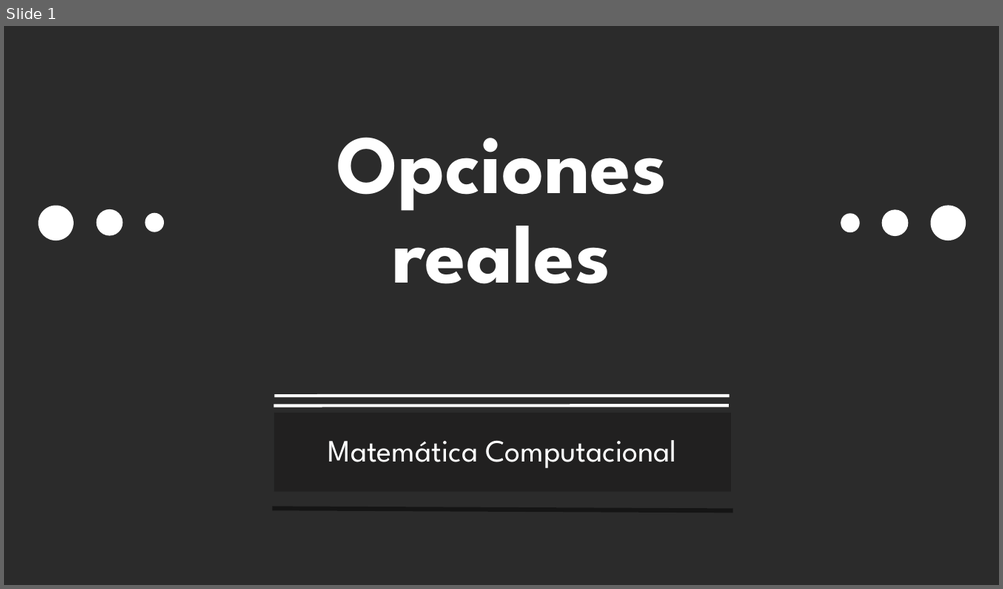
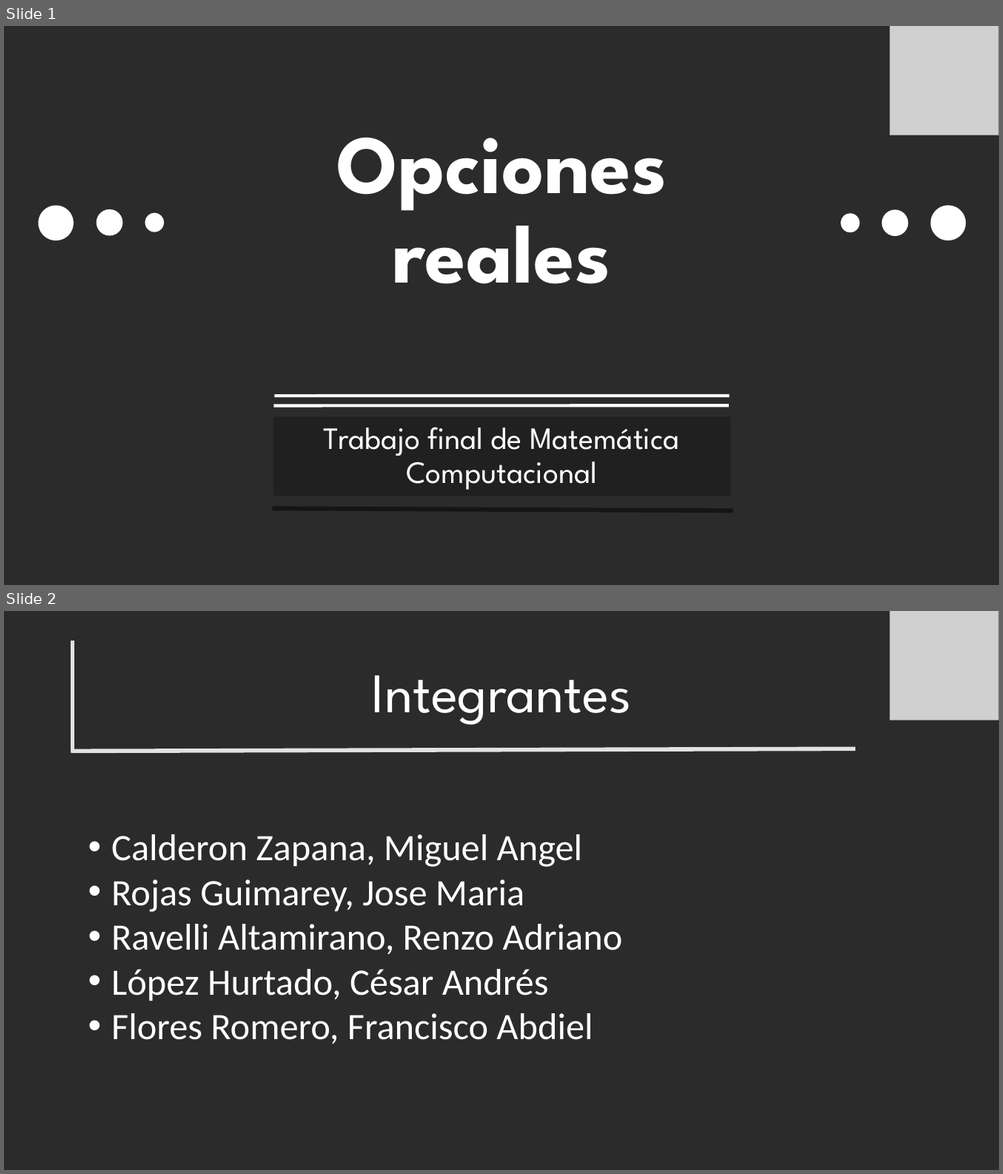
Before and after one commit to Daztery/Matem-tica-Computacional-TF, a slide deck: Opciones reales.pptx. Shown one above the other, each under a label of ours: slide 1 before the commit, slides 1 and 2 after it. The pictures are 1003x589 and 1003x1174 pixels, drawn with LibreOffice and Linux fonts; fonts in the diff are those of the drawing; grey boxes stand for pictures; background and template pictures are left out; a plain dark background stands for a picture behind light text. Boxes give left, top, right and bottom in pixels: in the first picture for what was removed or moved away, otherwise in the second. Text is boxed around its words. In the diff, an @@ line names an element or a change of style, - is before the commit and + after.

```diff
--- a/Opciones reales.pptx
+++ b/Opciones reales.pptx
@@ slide 2 added at (4,611,999,1170), background picture (left out) @@
@@ picture added at (890,611,999,720) @@
@@ line added from (73, 640) to (73, 752), #E2E2E2 4 pt @@
@@ title added at (372,675,631,725), 54 pt, text #FFFFFF @@
+Integrantes
@@ line added from (71, 752) to (855, 749), #E2E2E2 4 pt @@
@@ text added at (111,834,623,1045), 36 pt, text #FFFFFF @@
+• Calderon Zapana, Miguel Angel
+• Rojas Guimarey, Jose Maria
+• Ravelli Altamirano, Renzo Adriano
+• López Hurtado, César Andrés
+• Flores Romero, Francisco Abdiel
@@ slide 1 changed as well @@
@@ picture added at (890,26,999,135) @@
@@ subtitle "Trabajo final de Matemática Computacional": place and size @@
-subtitle "Trabajo final de Matemática Computacional" at (274,413,731,492)
+subtitle "Trabajo final de Matemática Computacional" at (273,417,730,496)
@@ subtitle at (324,427,680,490): text changed @@
-Matemática Computacional
+Trabajo final de Matemática Computacional
```
Also in this commit, not shown: 3 other slides changed, 4 other slides added, 9 slides removed.
